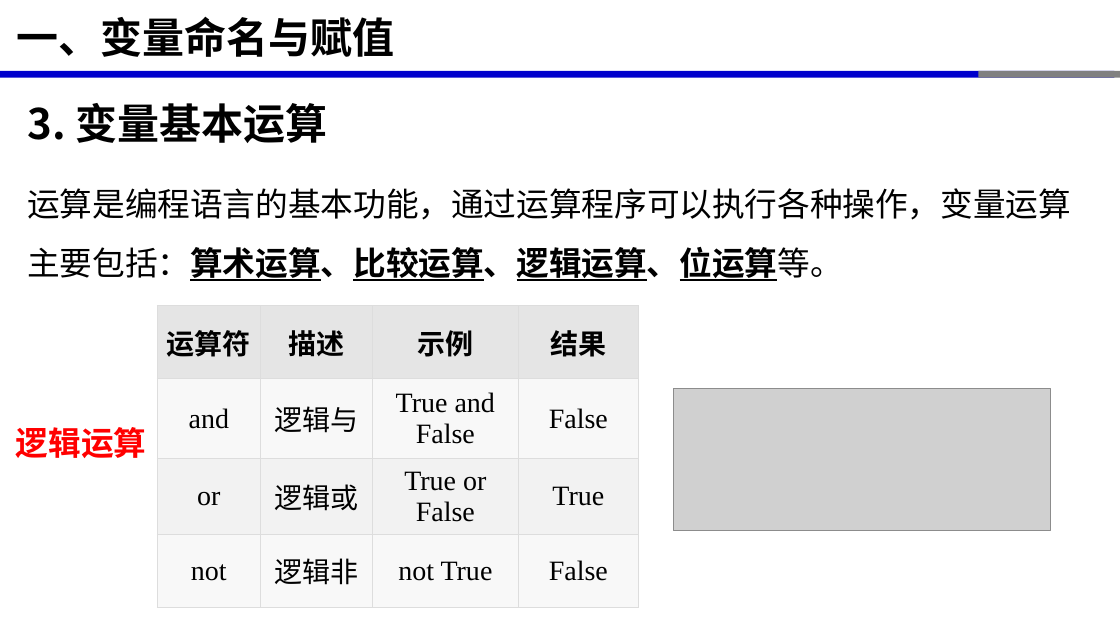
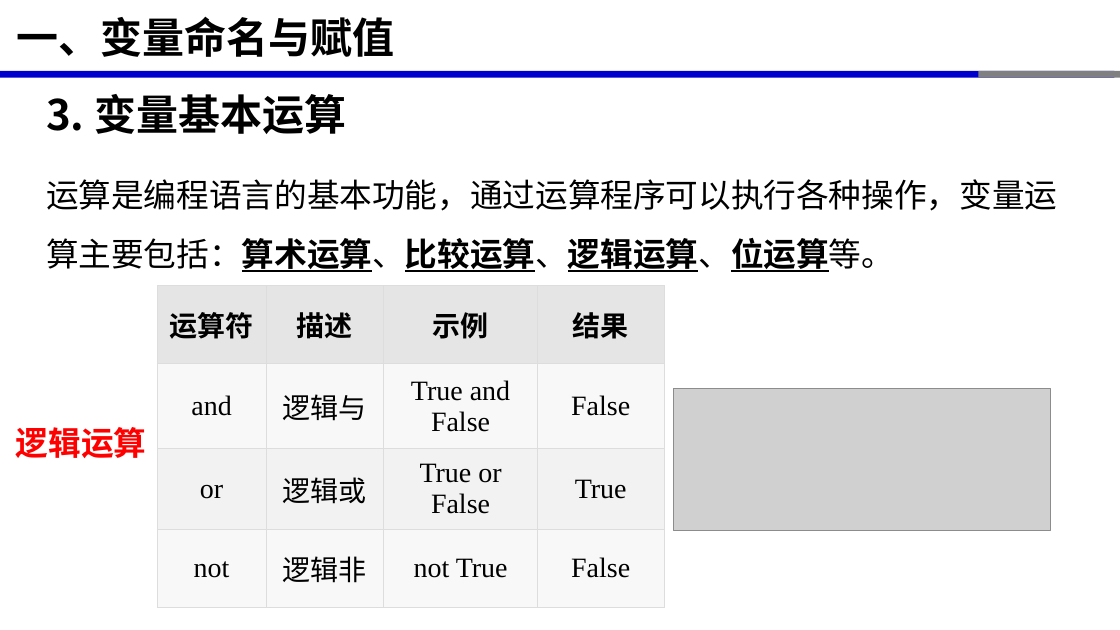
Before and after one commit to xinluo2018/programming-basics, a slide deck: slide 12 of 第2章-变量与数据类型/第2章-变量与数据类型.pptx. Drawn at 1120x630 pixels with LibreOffice and Linux fonts; fonts in the diff are those of the drawing; grey boxes stand for pictures. Boxes give left, top, right and bottom in pixels: in the first picture for what was removed or moved away, otherwise in the second. Text is boxed around its words. In the diff, an @@ line names an element or a change of style, - is before the commit and + after.

```diff
--- a/第2章-变量与数据类型/第2章-变量与数据类型.pptx
+++ b/第2章-变量与数据类型/第2章-变量与数据类型.pptx
@@ text "3. 变量基本运算": place and size @@
-text "3. 变量基本运算" at [27,103,1071,281]
+text "3. 变量基本运算" at [46,94,1057,272]
@@ text "3. 变量基本运算" at [46,94,1057,272]: highlight #FFFFFF to none; bold off in "运算是编程语言的基本功能，通过运算程序可以执行各种操作，变量运算主要包括：算术运算、比较运算、逻辑运算、位运算等。"; line spacing 1.5 to 1 @@
@@ table: place and size @@
-table at [157,306,639,608]
+table at [157,286,664,607]
```
Also in this commit, not shown: 10 other slides changed, 2 slides added, 18 other files.
